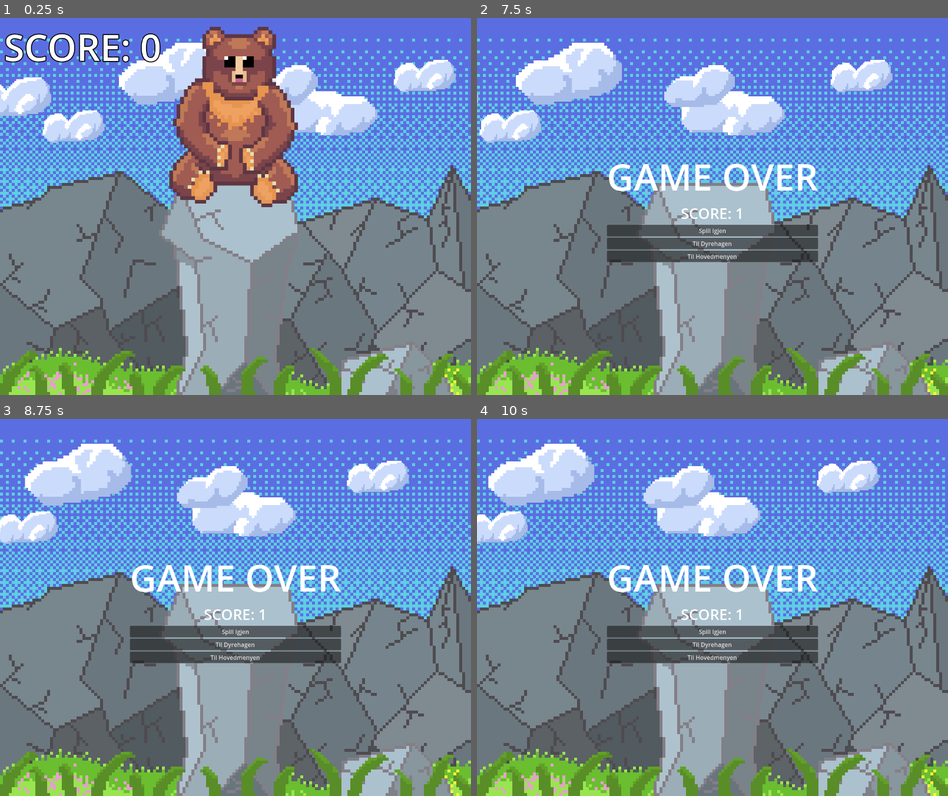
Above: before the commit, frames 1-4 (two rows, left to right).
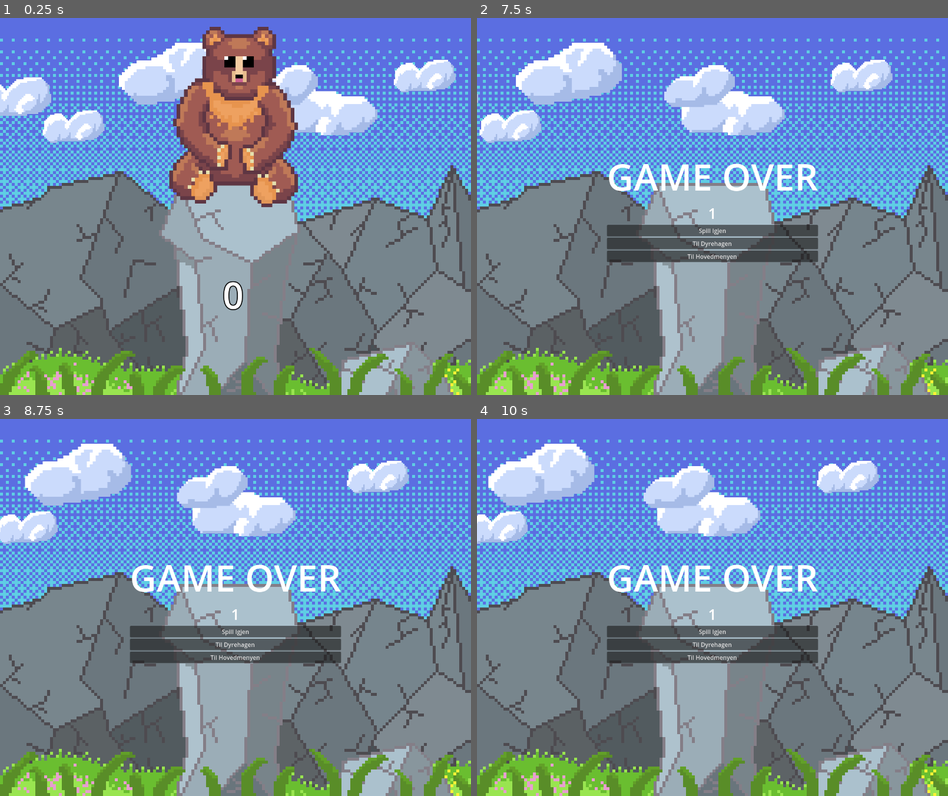
Above: after the commit, the same moments.

Repository: Sondrejk/first_day_at_the_dyrepark
Game: Godot game, scene res://DansMedBjørner/Scenes/DansMedBjørnen.tscn
The game is run twice, just before and just after one commit, with the same random seed, the same clock (stepped at 60 frames per second) and the same inputs. This scene is started directly instead of the project's main scene.
Inputs:
- Up to frame 1 (0.25 s): no input
- Up to frame 2 (7.5 s): hold D (right) 0.53-1.28 s; tap O at 0.6, 1.55, 2.1, 3.05, 3.6, 4.55, 5.1, 6.05, 6.6 s; tap I at 0.8, 1.35, 2.3, 2.85, 3.8, 4.35, 5.3, 5.85, 6.8, 7.35 s; hold S (down) 1.28-2.03 s; hold D (right) 2.03-2.78 s; hold W (up) 2.78-3.53 s; hold A (left) 3.53-5.03 s; hold S (down) 5.03-5.78 s; hold D (right) 5.78-6.53 s; hold W (up) 6.53-7.28 s; hold D (right) from 7.28 s (still down)
- Up to frame 3 (8.75 s): tap O at 7.55, 8.1 s; release D (right) at 8.03 s; hold S (down) from 8.03 s (still down); tap I at 8.3 s
- Up to frame 4 (10 s): release S (down) at 8.78 s; hold A (left) 8.78-9.53 s; tap I at 8.85, 9.8 s; tap O at 9.05, 9.6 s; hold W (up) from 9.53 s (still down)

The runs differ from the first frame. In frame 1, 1.6% of the frame differs, in the area x 1-52%, y 3-78%; in frame 2, 0.1%; in frame 3, 0.1%; in frame 4, 0.1%.

Commit message:
Moved score text in DansMedBjørnen to main rock

Diff:
--- a/First Day At The Dyrepark/DansMedBjørner/Scenes/DansMedBjørnen.tscn
+++ b/First Day At The Dyrepark/DansMedBjørner/Scenes/DansMedBjørnen.tscn
@@ -26,6 +26,8 @@
 [node name="DansMedBjørner" type="Node2D"]
 script = ExtResource("1_b04rf")
 dyrehage_scene = "res://Dyrepark/Scenes/Main.tscn"
+
+[node name="Camera2D" type="Camera2D" parent="."]
 
 [node name="Background" type="Node2D" parent="."]
 
@@ -71,15 +73,14 @@
 [node name="DancingPlayer" type="Node2D" parent="."]
 script = ExtResource("4_qii0i")
 
-[node name="Camera2D" type="Camera2D" parent="."]
-
 [node name="ScoreText" type="Label" parent="."]
-offset_left = -629.0
-offset_top = -502.0
-offset_right = -202.0
-offset_bottom = -362.0
-text = "SCORE: 0"
+offset_left = -220.0
+offset_top = 171.0
+offset_right = 207.0
+offset_bottom = 311.0
+text = "0"
 label_settings = SubResource("LabelSettings_lanfp")
+horizontal_alignment = 1
 metadata/_edit_use_anchors_ = true
 
 [node name="GameOverScreen" type="VBoxContainer" parent="."]
--- a/First Day At The Dyrepark/DansMedBjørner/Scripts/DansMedBjørnenManager.gd
+++ b/First Day At The Dyrepark/DansMedBjørner/Scripts/DansMedBjørnenManager.gd
@@ -16,7 +16,7 @@
 
 func add_score(amount):
 	score += amount
-	score_node.text = str("SCORE: ", score)
+	score_node.text = str(score)
 
 func game_over():
 	is_game_active = false
--- a/First Day At The Dyrepark/KlappHunden/Scenes/Bear.tscn
+++ b/First Day At The Dyrepark/KlappHunden/Scenes/Bear.tscn
@@ -6,6 +6,21 @@
 
 [sub_resource type="RectangleShape2D" id="RectangleShape2D_3olw5"]
 size = Vector2(23, 43)
+
+[sub_resource type="Animation" id="Animation_uncud"]
+length = 0.001
+tracks/0/type = "value"
+tracks/0/imported = false
+tracks/0/enabled = true
+tracks/0/path = NodePath("Sprite2D:frame")
+tracks/0/interp = 1
+tracks/0/loop_wrap = true
+tracks/0/keys = {
+"times": PackedFloat32Array(0),
+"transitions": PackedFloat32Array(1),
+"update": 1,
+"values": [0]
+}
 
 [sub_resource type="Animation" id="Animation_vnwow"]
 resource_name = "idle"
@@ -22,21 +37,6 @@
 "transitions": PackedFloat32Array(1, 1, 1, 1),
 "update": 1,
 "values": [0, 1, 2, 3]
-}
-
-[sub_resource type="Animation" id="Animation_uncud"]
-length = 0.001
-tracks/0/type = "value"
-tracks/0/imported = false
-tracks/0/enabled = true
-tracks/0/path = NodePath("Sprite2D:frame")
-tracks/0/interp = 1
-tracks/0/loop_wrap = true
-tracks/0/keys = {
-"times": PackedFloat32Array(0),
-"transitions": PackedFloat32Array(1),
-"update": 1,
-"values": [0]
 }
 
 [sub_resource type="Animation" id="Animation_7gmvi"]
--- a/First Day At The Dyrepark/KlappHunden/Scenes/Dog.tscn
+++ b/First Day At The Dyrepark/KlappHunden/Scenes/Dog.tscn
@@ -6,6 +6,21 @@
 
 [sub_resource type="RectangleShape2D" id="RectangleShape2D_amimq"]
 size = Vector2(9, 13)
+
+[sub_resource type="Animation" id="Animation_fa5ix"]
+length = 0.001
+tracks/0/type = "value"
+tracks/0/imported = false
+tracks/0/enabled = true
+tracks/0/path = NodePath("Sprite2D:frame")
+tracks/0/interp = 1
+tracks/0/loop_wrap = true
+tracks/0/keys = {
+"times": PackedFloat32Array(0),
+"transitions": PackedFloat32Array(1),
+"update": 1,
+"values": [0]
+}
 
 [sub_resource type="Animation" id="Animation_c5ham"]
 resource_name = "idle"
@@ -22,21 +37,6 @@
 "transitions": PackedFloat32Array(1, 1, 1, 1),
 "update": 1,
 "values": [0, 1, 2, 3]
-}
-
-[sub_resource type="Animation" id="Animation_fa5ix"]
-length = 0.001
-tracks/0/type = "value"
-tracks/0/imported = false
-tracks/0/enabled = true
-tracks/0/path = NodePath("Sprite2D:frame")
-tracks/0/interp = 1
-tracks/0/loop_wrap = true
-tracks/0/keys = {
-"times": PackedFloat32Array(0),
-"transitions": PackedFloat32Array(1),
-"update": 1,
-"values": [0]
 }
 
 [sub_resource type="Animation" id="Animation_emw32"]
--- a/First Day At The Dyrepark/KlappHunden/Scenes/KlappHunden.tscn
+++ b/First Day At The Dyrepark/KlappHunden/Scenes/KlappHunden.tscn
@@ -19,11 +19,11 @@
 script = ExtResource("1_762ro")
 dyrehage_scene = "res://Dyrepark/Scenes/Main.tscn"
 
-[node name="KhbSky" type="Sprite2D" parent="."]
+[node name="Sky" type="Sprite2D" parent="."]
 scale = Vector2(8, 8)
 texture = ExtResource("2_iwj67")
 
-[node name="KhbGround" type="Sprite2D" parent="."]
+[node name="Ground" type="Sprite2D" parent="."]
 z_index = 1
 scale = Vector2(8, 8)
 texture = ExtResource("3_4a17s")
Binary file added: First Day At The Dyrepark/KlappHunden/Sprites/Star.png
Not shown, added: First Day At The Dyrepark/KlappHunden/Sprites/Star.png.import
